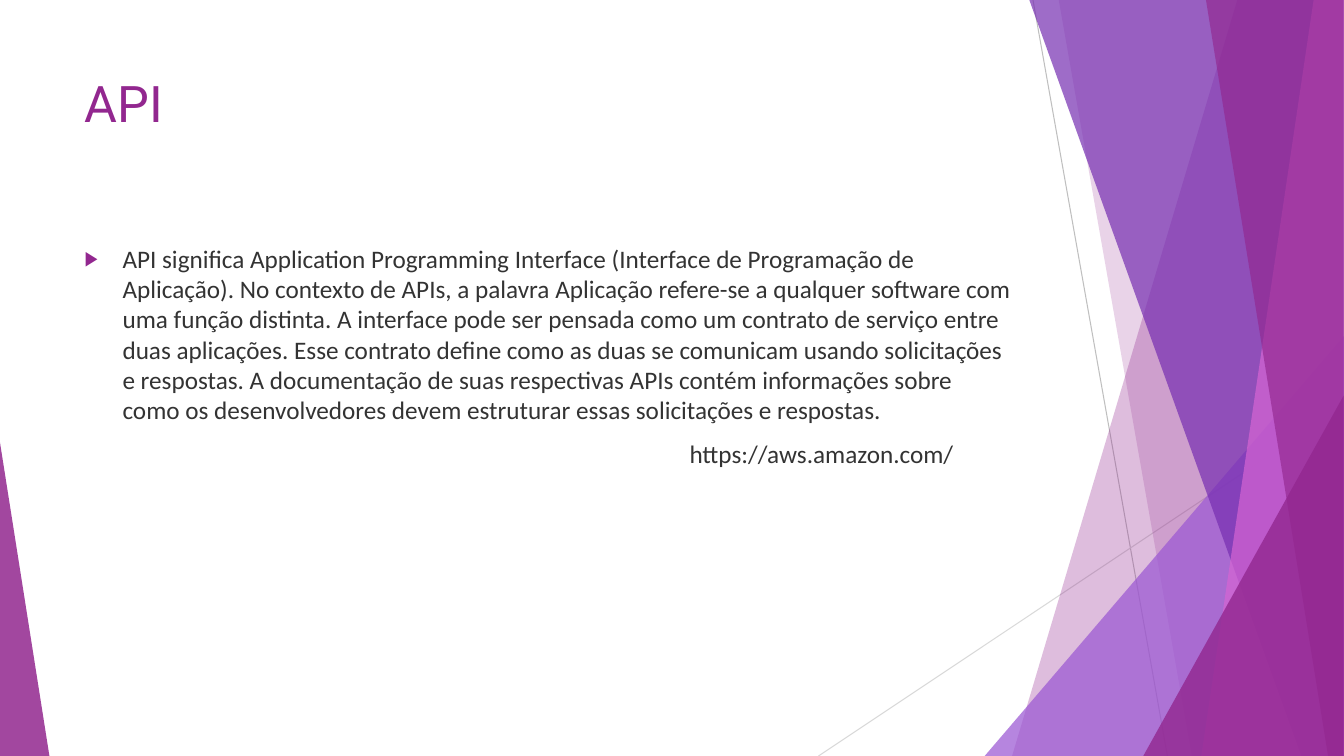
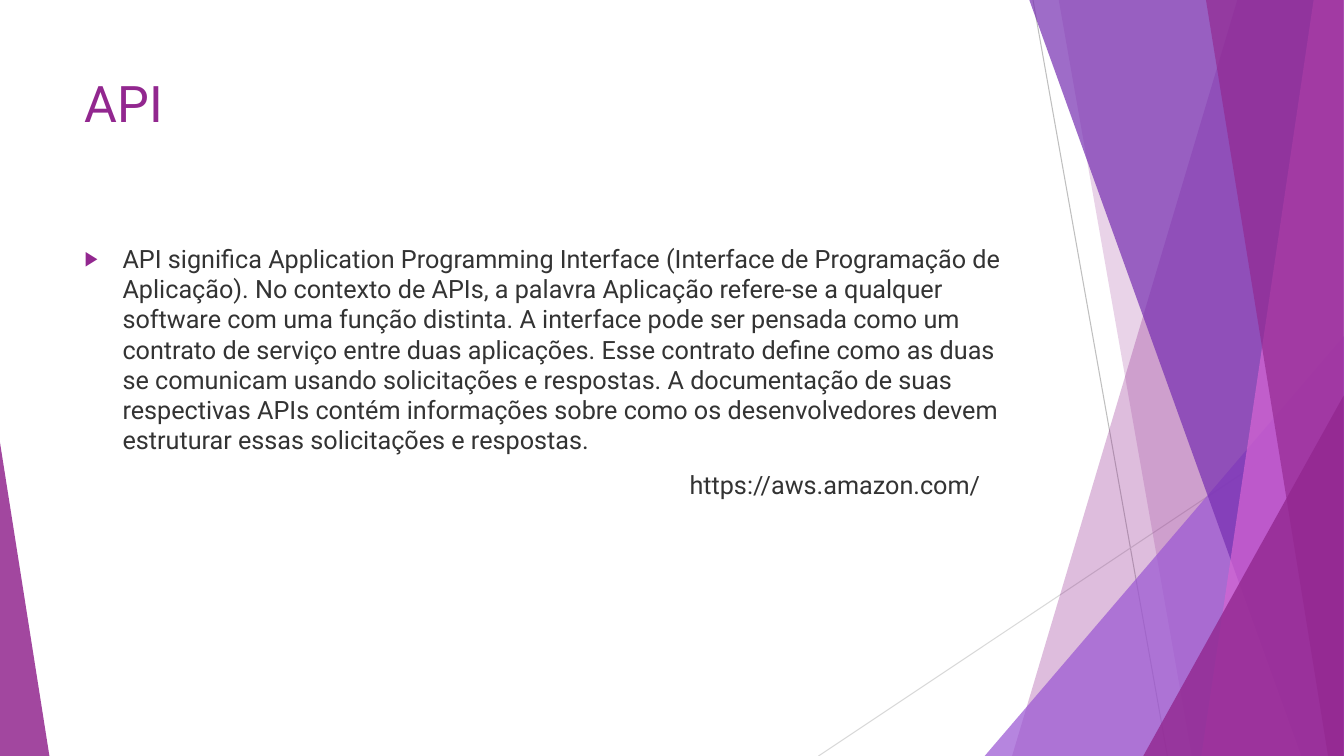
Before and after one commit to Hidekithiago/CSharp, a slide deck: slide 8 of Curso/Curso - cSharp.pptx. Drawn at 1344x756 pixels with LibreOffice and Linux fonts; fonts in the diff are those of the drawing. Boxes give left, top, right and bottom in pixels: in the first picture for what was removed or moved away, otherwise in the second. Text is boxed around its words. In the diff, an @@ line names an element or a change of style, - is before the commit and + after.

```diff
--- a/Curso/Curso - cSharp.pptx
+++ b/Curso/Curso - cSharp.pptx
@@ text "API significa Application Programming Interface ..." at bbox=[123, 248, 1000, 499]: font Calibri to Roboto @@
```
Also in this commit, not shown: 7 other slides changed, 1 slide added, 1 slide removed, 17 other files.
